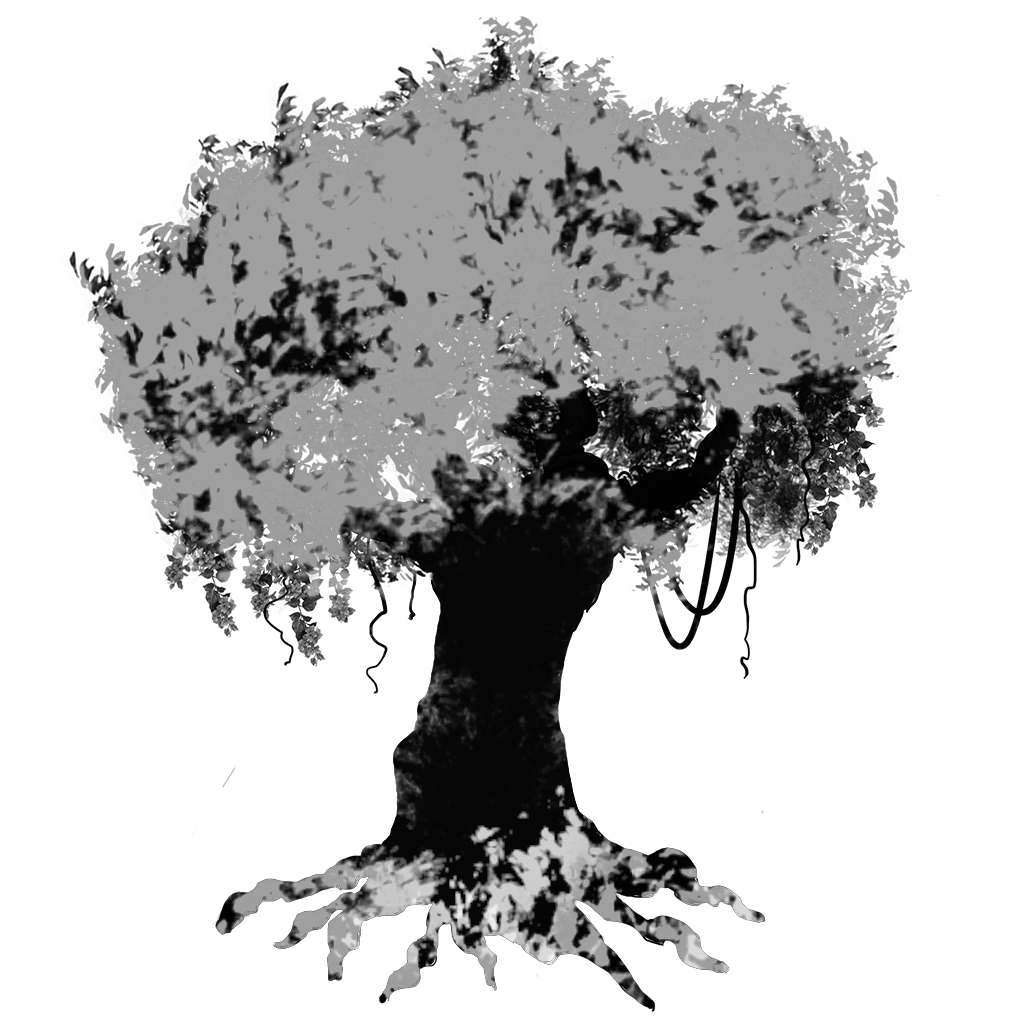
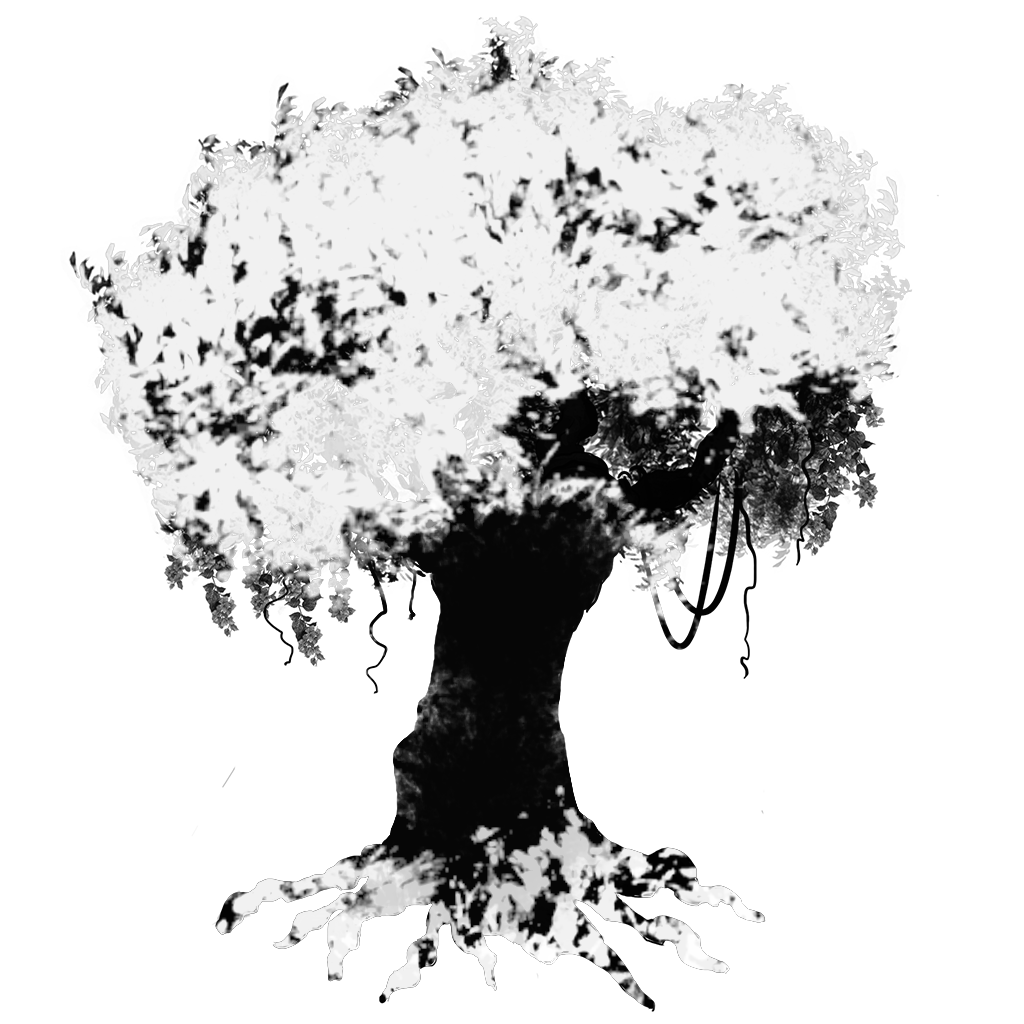
Layer changes from the first (1024, 1024) image to the second:
painted on "Background" over left=70, top=16, right=912, bottom=1011
